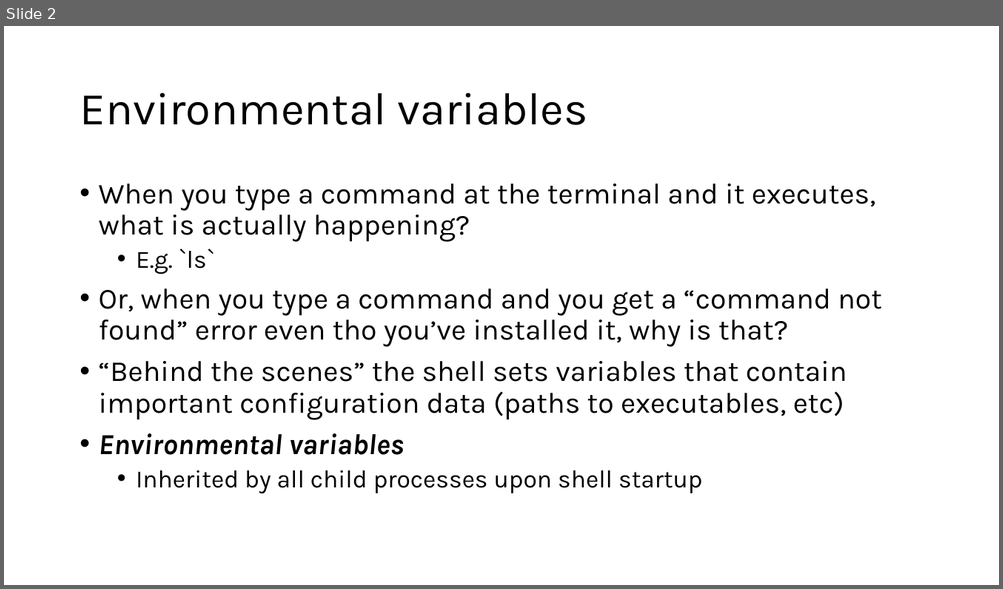
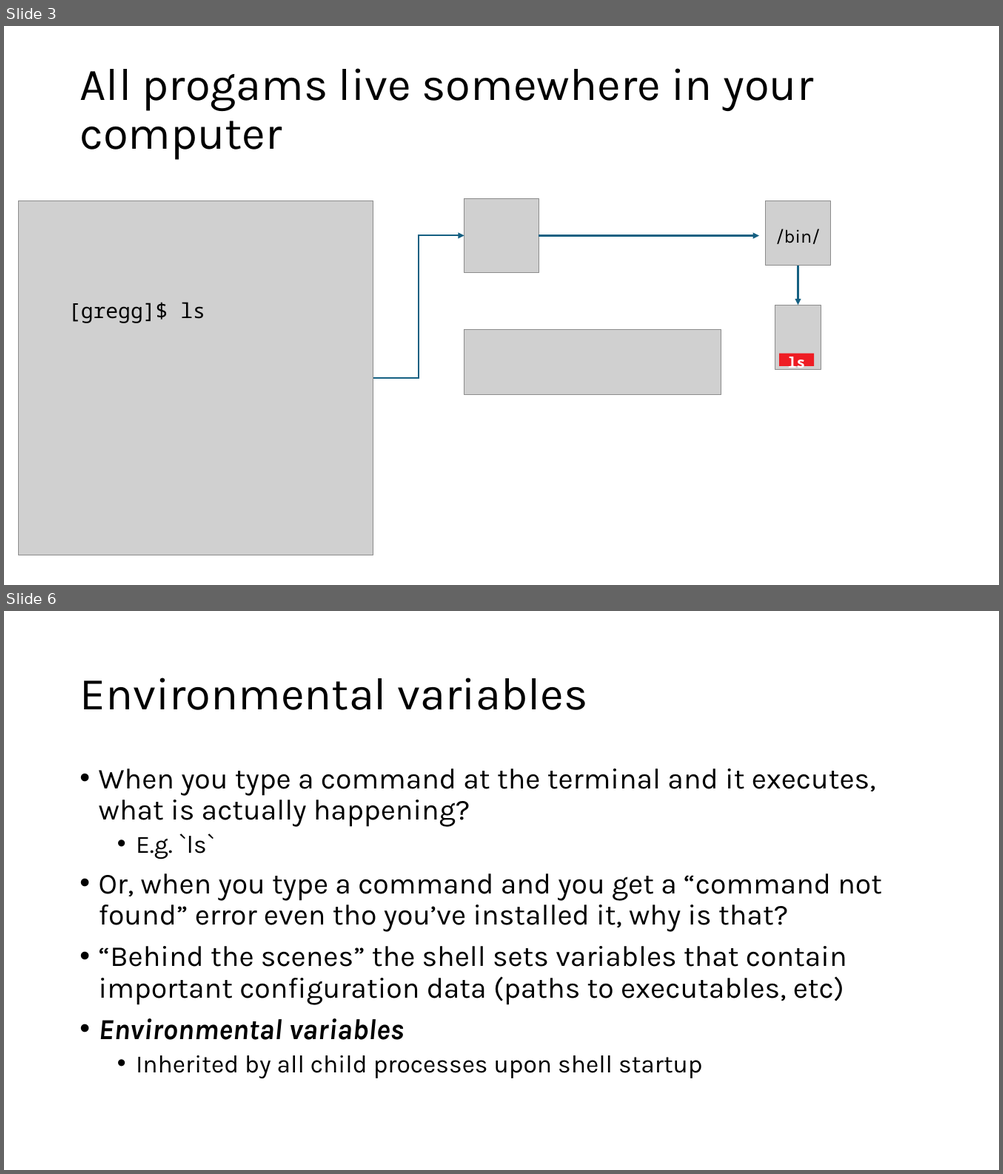
Before and after one commit to harvardinformatics/short-trainings, a slide deck: cmd-line-101/cmdline_tips_draft.pptx. Shown one above the other, each under a label of ours: slide 2 before the commit, slides 3 and 6 after it; the slides between them are not shown. The pictures are 1003x589 and 1003x1174 pixels, drawn with LibreOffice and Linux fonts; fonts in the diff are those of the drawing; grey boxes stand for pictures. Boxes give left, top, right and bottom in pixels: in the first picture for what was removed or moved away, otherwise in the second. Text is boxed around its words. In the diff, an @@ line names an element or a change of style, - is before the commit and + after.

```diff
--- a/cmd-line-101/cmdline_tips_draft.pptx
+++ b/cmd-line-101/cmdline_tips_draft.pptx
@@ slide 3 added at (4,26,999,585), background #FFFFFF @@
@@ title added at (79,68,814,160), 44 pt, text #000000 @@
+All progams live somewhere in your computer
@@ picture added at (18,201,373,556) @@
@@ picture added at (464,198,539,273) @@
@@ picture added at (765,201,831,266) @@
@@ elbow arrow added from (373, 378) to (464, 235), #156082 1.5 pt @@
@@ arrow added from (539, 235) to (759, 235), #156082 1.5 pt @@
@@ text added at (776,229,819,244), 18 pt, text #000000 @@
+/bin/
@@ arrow added from (798, 266) to (798, 305), #156082 1.5 pt @@
@@ text added at (68,302,205,323), 20 pt, text #000000 @@
+[gregg]$ ls
@@ picture added at (775,305,820,370) @@
@@ picture added at (464,329,721,395) @@
@@ rectangle added at (780,354,814,366), fill #EE1C23, 14 pt, text #FFFFFF, bold @@
+ls
@@ what was slide 2 is now slide 6 @@
```
Also in this commit, not shown: 4 other slides added, 1 slide removed.
